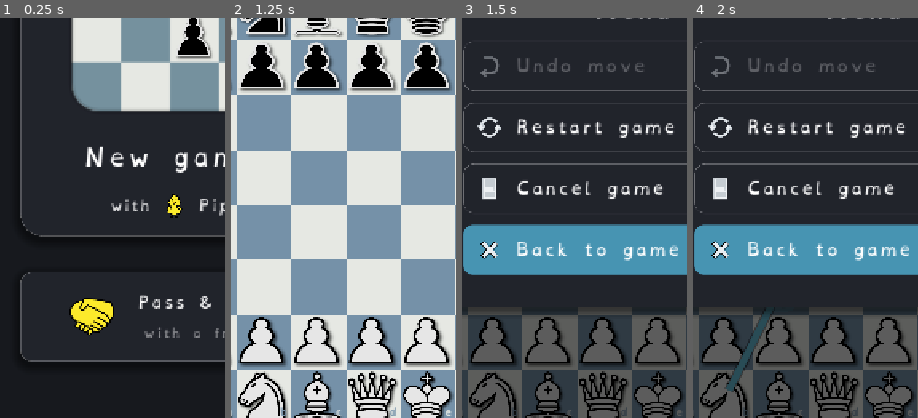
Above: before the commit, frames 1-4 (left to right).
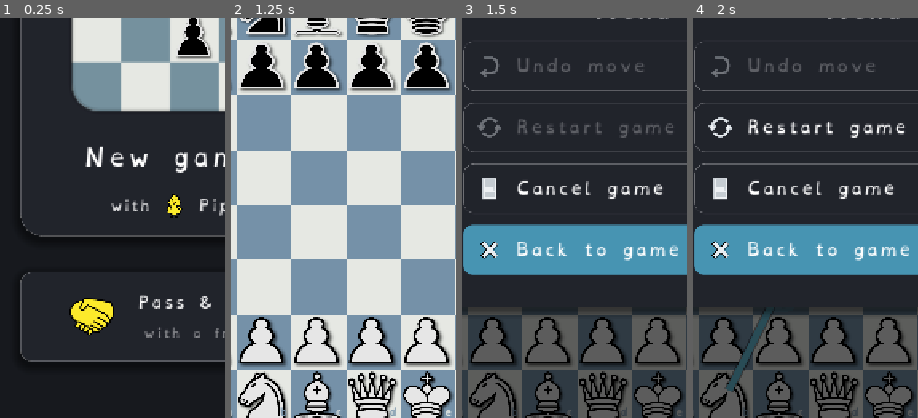
Above: after the commit, the same moments.

Repository: Hatscat/limpidchess
Game: Godot game, scene res://scenes/home.tscn
Two runs of this game, one before a commit and one after it. Both use one fixed random seed, a clock stepped at 60 frames per second and the inputs below.
Inputs (mouse positions are % of the whole screen's width and height, from its top left):
- Up to frame 1 (0.25 s): no input
- Up to frame 2 (1.25 s): click (50, 41) at 0.5 s
- Up to frame 3 (1.5 s): click (8, 5) at 1.25 s
- Up to frame 4 (2 s): no input
The pictures show only the part of the screen within x 12-62%, y 36-86%; the shares and areas given below are measured in that part.

Frames 1-2 are identical in both runs. In frame 3, 1.1% of the frame differs, in the area x 6-94%, y 24-30%; in frame 4, nothing differs.

Commit message:
feat: implement bot reply prefetching

Diff:
--- a/scenes/game.tscn
+++ b/scenes/game.tscn
@@ -516,15 +516,18 @@
 alignment = 0
 
 [node name="RestartBtn" type="Button" parent="MenuOverlay/Card/VBox" unique_id=2016462874]
+unique_name_in_owner = true
 custom_minimum_size = Vector2(0, 80)
 layout_mode = 2
 focus_mode = 0
+theme_override_colors/font_disabled_color = Color(1, 1, 1, 0.28)
 theme_override_constants/h_separation = 18
 theme_override_constants/icon_max_width = 44
 theme_override_font_sizes/font_size = 26
 theme_override_styles/normal = SubResource("sb_btn")
 theme_override_styles/pressed = SubResource("sb_btn")
 theme_override_styles/hover = SubResource("sb_btn")
+theme_override_styles/disabled = SubResource("sb_btn")
 text = "Restart game"
 icon = ExtResource("6_restart")
 alignment = 0
--- a/scripts/chess/stockfish_engine.gd
+++ b/scripts/chess/stockfish_engine.gd
@@ -14,6 +14,7 @@
 ## Public API (analyse / best_move) is identical for both transports.
 
 signal _job_done(result: Dictionary)
+signal _run_free  ## fired when an in-flight search finishes, so a queued caller can start
 
 ## Mate scores fold into this centipawn magnitude so they sort above any real eval.
 const MATE_BASE := 1000000
@@ -35,6 +36,9 @@
 
 # --- ext transport ---
 var _sf: Object = null
+
+# Serializes searches: the engine handles only one at a time (see _run).
+var _run_busy := false
 
 # --- pipe transport ---
 var _io: FileAccess
@@ -108,6 +112,12 @@
 			_io.close()
 	available = false
 	_mode = ""
+	# Release the serialization gate defensively: if a search coroutine aborted mid-flight
+	# (e.g. the node left the tree on app teardown), _run_busy could be latched true with no
+	# one left to clear it, spinning every future _run() forever. Clearing it here keeps a
+	# re-init (start → stop → start) clean.
+	_run_busy = false
+	_run_free.emit()
 
 
 ## Is the currently-selected transport actually still usable? Guards start() from
@@ -153,11 +163,23 @@
 
 
 func _run(cmds: Array) -> Dictionary:
+	if _mode != "ext" and _mode != "pipe":
+		return {}
+	# Both transports handle exactly ONE search at a time: the pipe's _job_done would
+	# fan a single result to two awaiters, and two ext pollers would steal each other's
+	# output lines. Serialize here so a second caller queues behind the first instead of
+	# corrupting it — this is what makes the reveal-time bot-reply prefetch safe.
+	while _run_busy:
+		await _run_free
+	_run_busy = true
+	var res: Dictionary
 	if _mode == "ext":
-		return await _run_ext(cmds)
-	elif _mode == "pipe":
-		return await _run_pipe(cmds)
-	return {}
+		res = await _run_ext(cmds)
+	else:
+		res = await _run_pipe(cmds)
+	_run_busy = false
+	_run_free.emit()
+	return res
 
 
 # --- ext transport: poll the native engine each frame (no GDScript thread) ---
@@ -181,7 +203,13 @@
 				var info := _parse_info(line)
 				if not info.is_empty():
 					by_index[info["k"]] = {"uci": info["uci"], "score": info["score"]}
-		await get_tree().process_frame
+		# Guard the frame await: if we've left the tree mid-search (app teardown / scene
+		# change), get_tree() is null and awaiting it would abort this coroutine before the
+		# gate is released in _run(). Bail cleanly instead so _run_busy always resets.
+		var tree := get_tree()
+		if tree == null:
+			break
+		await tree.process_frame
 	return _build_result(by_index, "")
 
 
--- a/scripts/game.gd
+++ b/scripts/game.gd
@@ -51,6 +51,7 @@
 @onready var menu_overlay: Control = %MenuOverlay
 @onready var undo_btn: Button = %UndoBtn
 @onready var giveup_btn: Button = %GiveUpBtn
+@onready var restart_btn: Button = %RestartBtn
 
 var rules: ChessRules
 var bot: ChessBot
@@ -62,13 +63,16 @@
 var _ranked: Array = []
 var _history: Array = []
 # _busy gates input during searches/animations. As a property it also keeps an
-# OPEN menu's Undo button live: when the bot finishes its reply (_busy -> false),
-# undo becomes available without having to close and reopen the menu.
+# OPEN menu's Undo + Restart buttons live: when the engine/animation finishes
+# (_busy -> false) they re-enable without having to close and reopen the menu.
+# Restart is locked while busy because it starts a fresh engine search, which must
+# never collide with an in-flight one (e.g. the reveal-time bot-reply prefetch).
 var _busy := false:
 	set(value):
 		_busy = value
 		if menu_overlay != null and menu_overlay.visible:
 			undo_btn.disabled = not _can_undo()
+			restart_btn.disabled = value
 var _game_over := false
 var _pending_action := ""
 ## Bumped on every new game; async turn coroutines bail if it changed under them
@@ -93,6 +97,16 @@
 # never past White's auto-opening (kept as the first entry).
 var _undo_stack: Array = []
 var _player_moves := 0  ## moves the human has actually chosen this game (drives early "cancel")
+
+# Bot-reply prefetch: the reveal of the player's pick (slide + hold ~1.5s) is idle
+# CPU, so we search the bot's reply to the not-yet-committed move in the background
+# and consume it when the bot's turn actually starts — a slow engine bot then answers
+# without the player waiting. Keyed by (gen, post-move FEN); dropped if either changes.
+var _reply_fen := ""        ## position the prefetch is for ("" = none in flight)
+var _reply_gen := -1
+var _reply_uci := ""        ## result ("" while still searching)
+var _reply_pending := false
+signal _reply_ready
 
 # Stockfish evaluation bar (bot games only; hidden in Pass & Play). Created in _ready.
 var eval_bar: Control
@@ -262,6 +276,8 @@
 	_caps_black = PackedInt32Array()
 	_undo_stack.clear()
 	_player_moves = 0
+	_reply_fen = ""
+	_reply_pending = false
 	_update_captured()
 	eval_bar.visible = not GameManager.pass_and_play
 	eval_bar.set_eval(0)
@@ -427,8 +443,10 @@
 			Audio.play("decent")
 	status_label.text = ""
 
-	# Reveal the qualities, then slow-slide the chosen piece (bullet time).
+	# Reveal the qualities, then slow-slide the chosen piece (bullet time). While the
+	# reveal plays (~1.5s of idle CPU), search the bot's reply in the background.
 	board.reveal()
+	_prefetch_bot_reply(move, g)
 	await board.animate_move(move, REVEAL_SLIDE_SEC)
 	if g != _gen:
 		return
@@ -464,10 +482,7 @@
 		if not legal.is_empty():
 			move = int(legal[randi() % legal.size()])
 	if move == -1 and _use_sf and stockfish.available:
-		var uci: String = await stockfish.best_move(rules.get_fen(), {
-			"skill": bot_def.get("sf_skill", 10),
-			"movetime": bot_def.get("movetime", 200),
-		})
+		var uci: String = await _take_bot_reply(rules.get_fen(), g)
 		if g != _gen:
 			return
 		move = rules.move_from_uci(uci)
@@ -486,6 +501,52 @@
 	_play_move(move)
 	_busy = false
 	_advance()
+
+
+## Search the bot's reply to the player's (not-yet-committed) move during the reveal,
+## so the bot can answer without the player waiting. Skipped in Pass & Play, without
+## an engine, or for bots that may play a random move (the result could go unused).
+func _prefetch_bot_reply(player_move: int, g: int) -> void:
+	_reply_fen = ""
+	if GameManager.pass_and_play or not (_use_sf and stockfish.available):
+		return
+	if float(bot_def.get("random_chance", 0.0)) > 0.0:
+		return
+	var undo := rules.make_move(player_move)
+	var fen := rules.get_fen()
+	rules.undo_move(player_move, undo)  # leave the board exactly as drawn (no redraw between)
+	_reply_fen = fen
+	_reply_gen = g
+	_reply_uci = ""
+	_reply_pending = true
+	_search_reply(fen, g)  # fire-and-forget; lands in _reply_uci
+
+
+func _search_reply(fen: String, g: int) -> void:
+	var uci: String = await stockfish.best_move(fen, {
+		"skill": bot_def.get("sf_skill", 10),
+		"movetime": bot_def.get("movetime", 200),
+	})
+	_reply_pending = false
+	if g == _gen and fen == _reply_fen:
+		_reply_uci = uci
+	_reply_ready.emit()  # always wake a waiter; staleness is checked by the consumer
+
+
+## The bot's engine reply: the prefetched search if it's for this exact position, else
+## a fresh one. Awaits a still-running prefetch (never starts a second search).
+func _take_bot_reply(fen: String, g: int) -> String:
+	if _reply_gen == g and _reply_fen == fen:
+		# while (not if): only our keyed search clears _reply_pending, so a stray wake from an
+		# unrelated _search_reply re-awaits instead of returning a half-done result.
+		while _reply_pending:
+			await _reply_ready
+		_reply_fen = ""  # consumed
+		return "" if g != _gen else _reply_uci
+	return await stockfish.best_move(fen, {
+		"skill": bot_def.get("sf_skill", 10),
+		"movetime": bot_def.get("movetime", 200),
+	})
 
 
 func _play_move(move: int) -> void:
@@ -695,6 +756,7 @@
 	if _game_over:
 		return  # the result dialog owns the screen once the game has ended
 	undo_btn.disabled = not _can_undo()
+	restart_btn.disabled = _busy  # locked while the engine/animation is running
 	_refresh_leave_btn()
 	menu_overlay.visible = true
 
